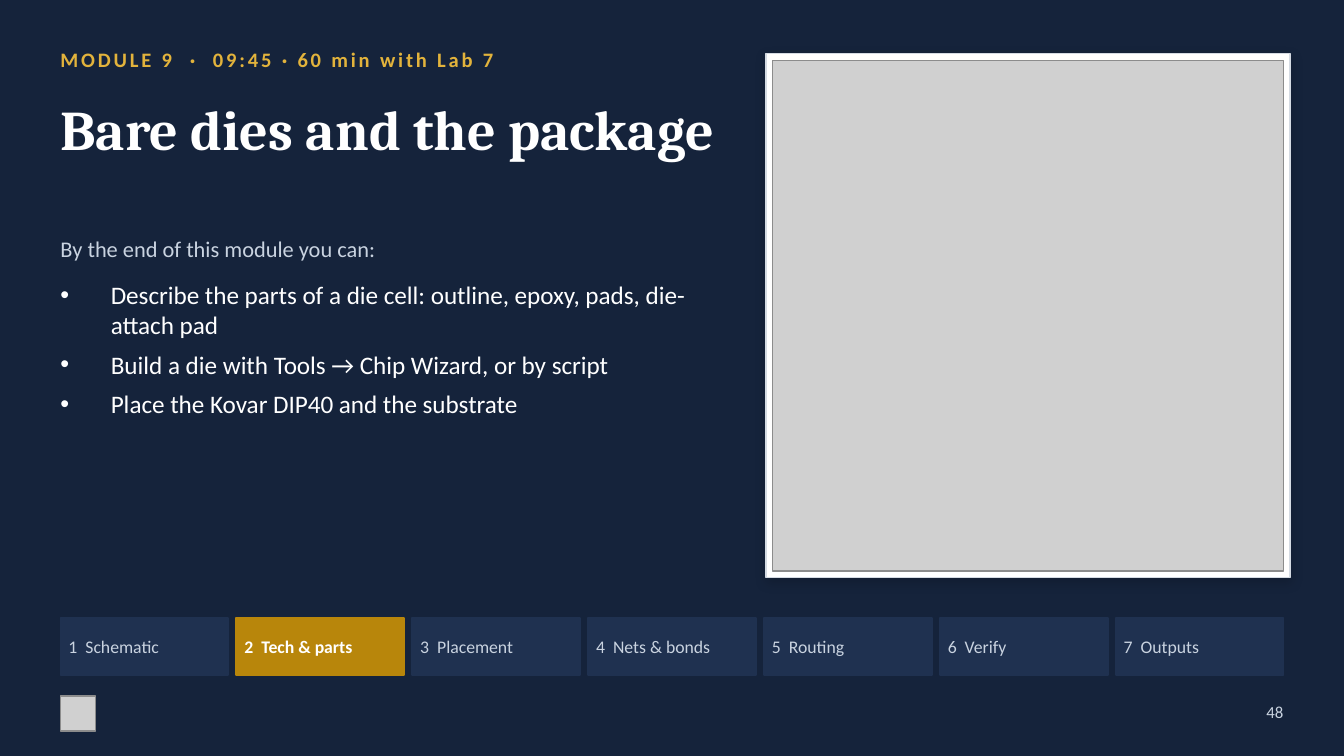
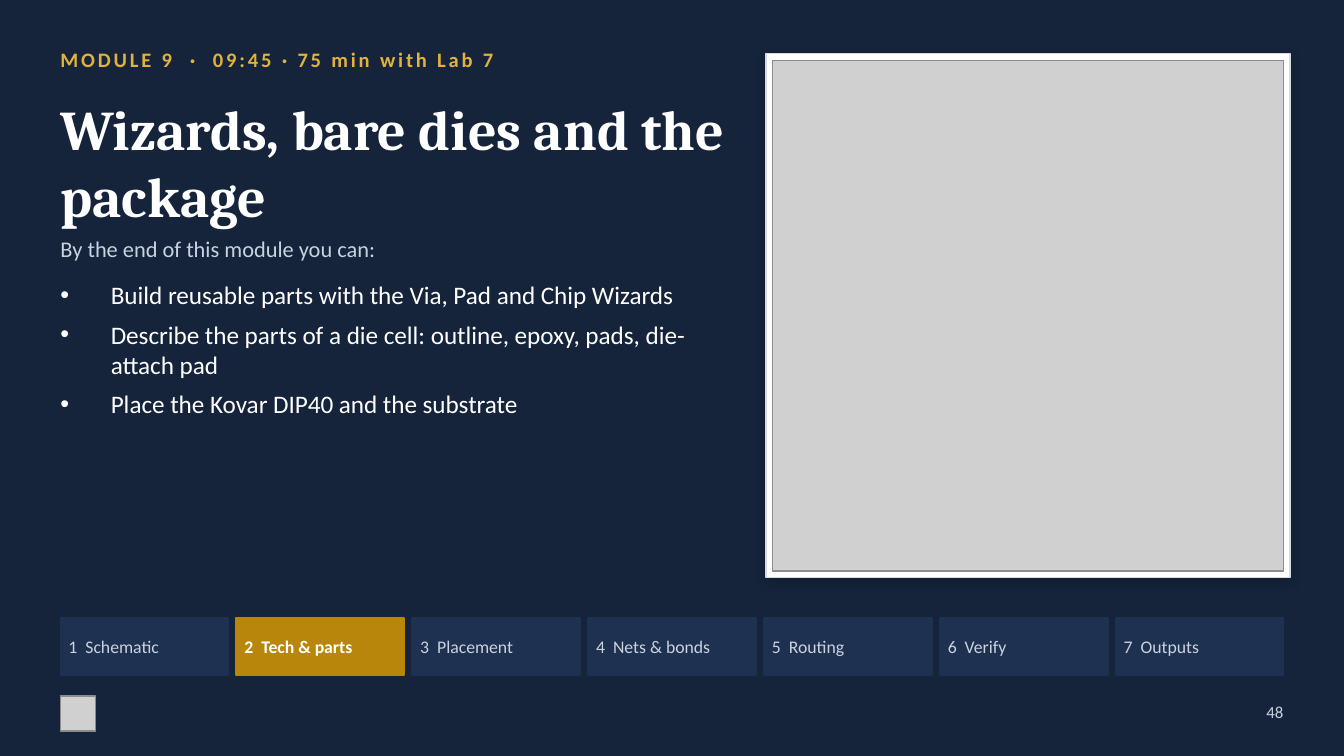
Before and after one commit to alvinmb/Hlayout, a slide deck: slide 48 of training/HLayout_Training_ALU8.pptx. Drawn at 1344x756 pixels with LibreOffice and Linux fonts; fonts in the diff are those of the drawing; grey boxes stand for pictures. Boxes give left, top, right and bottom in pixels: in the first picture for what was removed or moved away, otherwise in the second. Text is boxed around its words. In the diff, an @@ line names an element or a change of style, - is before the commit and + after.

```diff
--- a/training/HLayout_Training_ALU8.pptx
+++ b/training/HLayout_Training_ALU8.pptx
@@ text at bbox=[60, 52, 493, 67]: text changed @@
-MODULE 9 · 09:45 · 60 min with Lab 7
+MODULE 9 · 09:45 · 75 min with Lab 7
@@ text at bbox=[60, 111, 724, 229]: text changed @@
-Bare dies and the package
+Wizards, bare dies and the package
@@ text at bbox=[111, 286, 673, 308]: paragraph added @@
+• Build reusable parts with the Via, Pad and Chip Wizards
@@ text at bbox=[111, 356, 608, 378]: paragraph removed @@
-• Build a die with Tools → Chip Wizard, or by script
```
Also in this commit, not shown: 53 other slides changed, 3 slides added, 11 other files.
